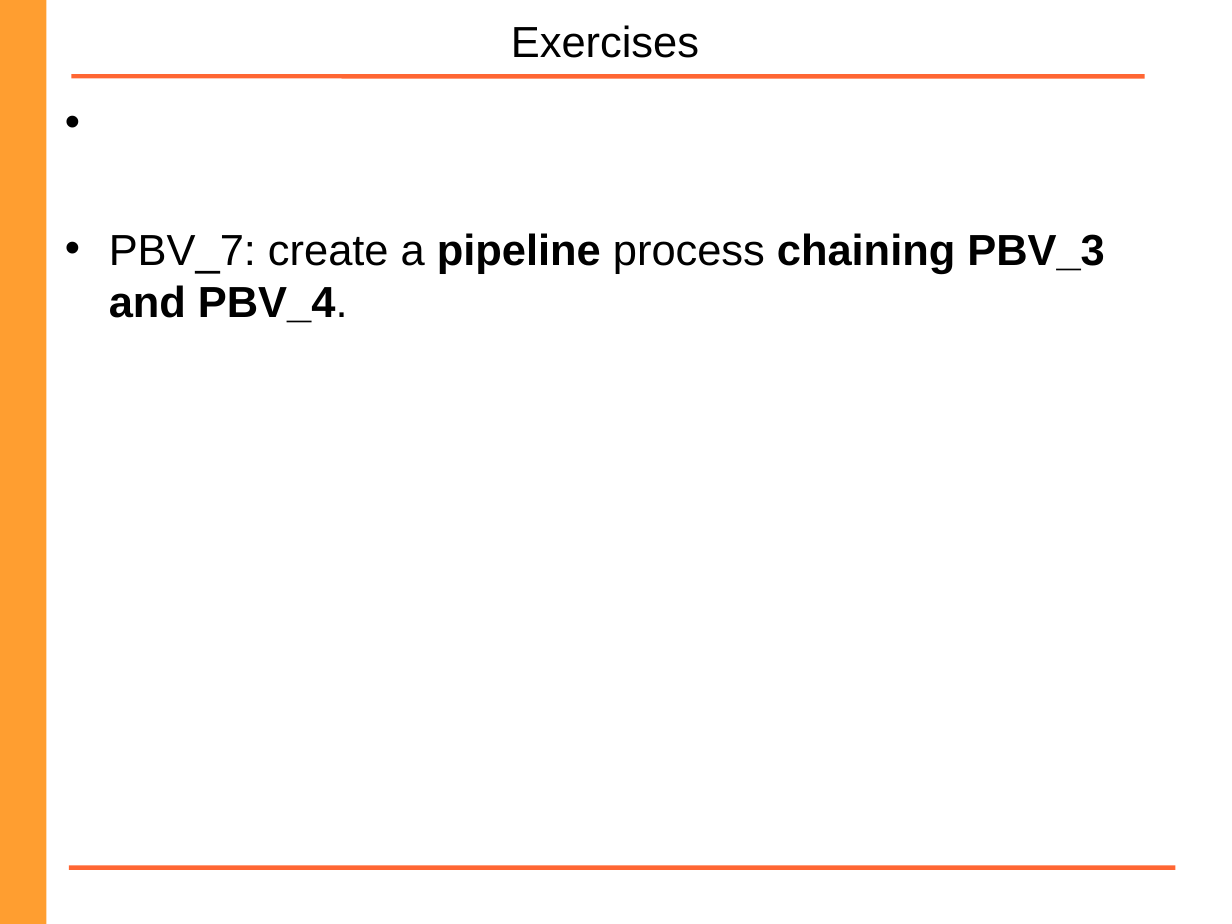
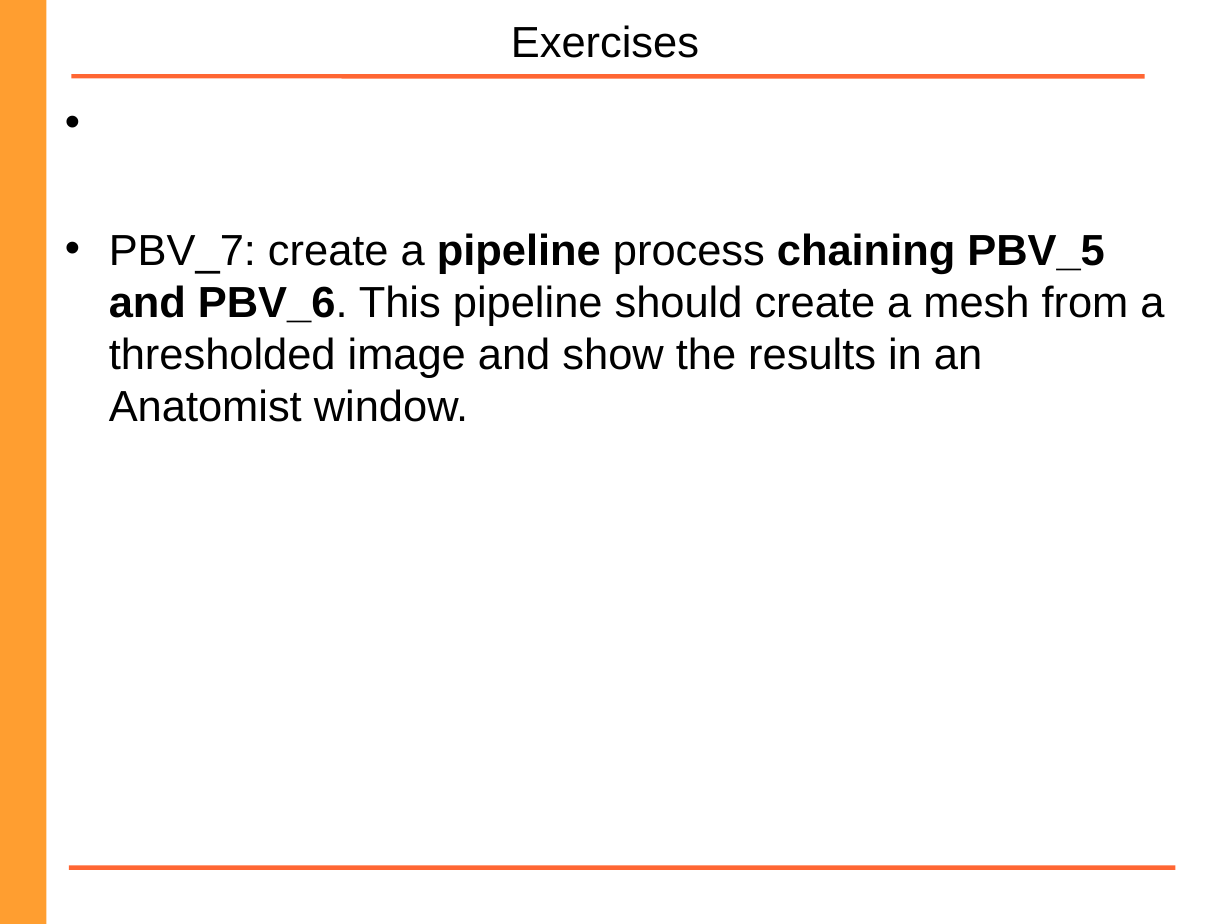
Before and after one commit to brainvisa/axon, a slide deck: slide 26 of doc/Programming_with_brainvisa.odp. Drawn at 1232x924 pixels with LibreOffice and Linux fonts; fonts in the diff are those of the drawing; background and template pictures are left out. Boxes give left, top, right and bottom in pixels: in the first picture for what was removed or moved away, otherwise in the second. Text is boxed around its words. In the diff, an @@ line names an element or a change of style, - is before the commit and + after.

```diff
--- a/doc/Programming_with_brainvisa.odp
+++ b/doc/Programming_with_brainvisa.odp
@@ text at <box>109,233,1164,422</box>: text changed; bold off @@
-• PBV_7: create a pipeline process chaining PBV_3 and PBV_4.
+• PBV_7: create a pipeline process chaining PBV_5 and PBV_6. This pipeline should create a mesh from a thresholded image and show the results in an Anatomist window.
```
Also in this commit, not shown: 20 other slides changed, 2 slides added, 1 other file.
